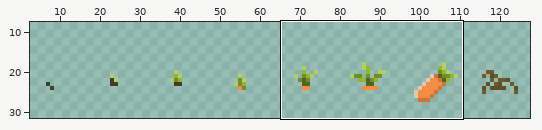
Edited in one commit: sprite sheet (dist/assets/carrot.png). The first picture is a wide view before the edit; the outline marks the close-up.
Close-up. Old version:
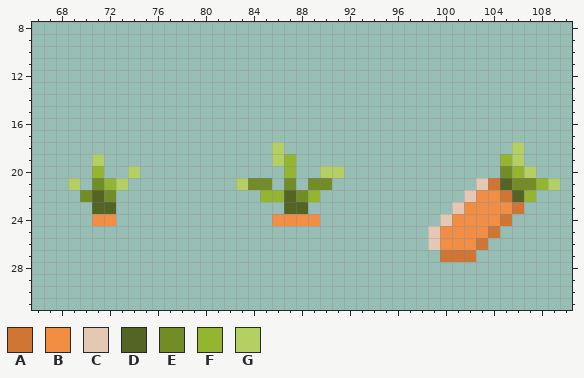
The file is 128x32 pixels. Shown: x 66..110, y 8..31. The wide view leaves out empty margins.
Palette (. is transparent): A #d07533  B #f28d44  C #e4c8b4  D #546523  E #728d25  F #93b530  G #b4d063
Pixels before, first column x 69:
18 .................G...................G...
19 ..G..............GF.................FG...
20 ..F..G............F..GG.............EFG..
21 G.EFG.........GEE.E.EE............CADEEFG
22 .EDE............FFDEF............CBBADF..
23 ..DD..............DD............CBBBBA...
24 ..BB.............BBBB..........CBBBBA....
25 ..............................CBBBBA.....
26 ..............................CBBBA......
27 ...............................AAA.......
And afterwards:
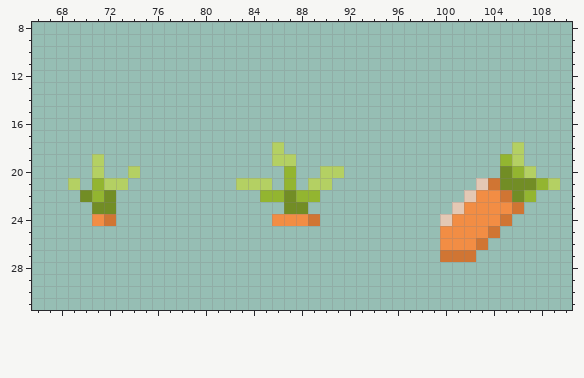
Change:
Changed rows in their new state; - is an unchanged pixel.
first column x 71:
19 ----------------G-------------------
20 G-----------------------------------
21 FG-----------GG-F-GG--------------E-
22 F---------------EF-----------------E
23 EE--------------EE------------------
24 -A----------------A-----------------
25 ----------------------------.-------
26 ----------------------------.-------
Boxes around the changes in both close-ups, in picture pixels (x1, y1, x2, y2):
changed: (248, 154, 332, 226)
changed: (92, 166, 116, 226)
changed: (500, 178, 524, 202)
erased: (428, 226, 440, 250)
